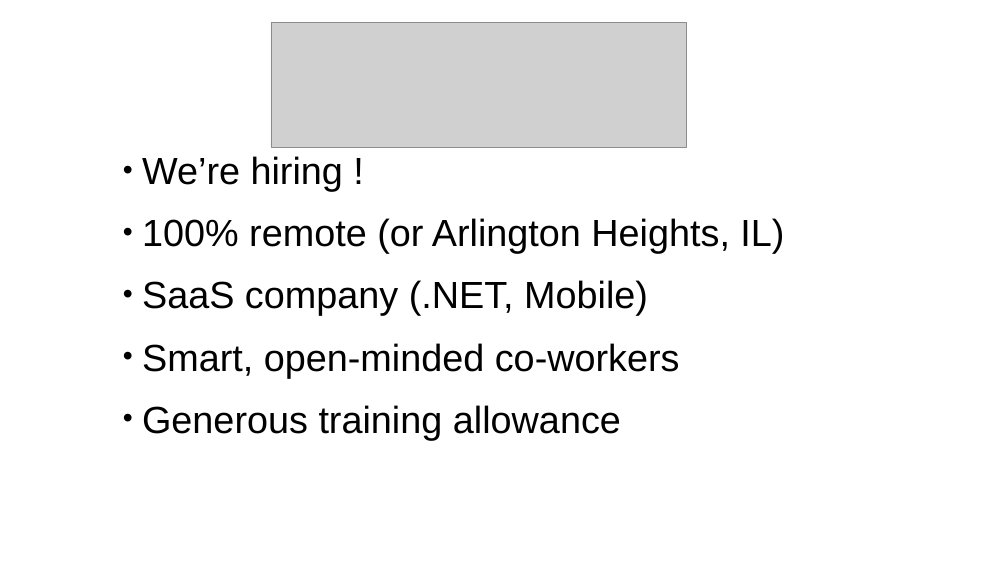
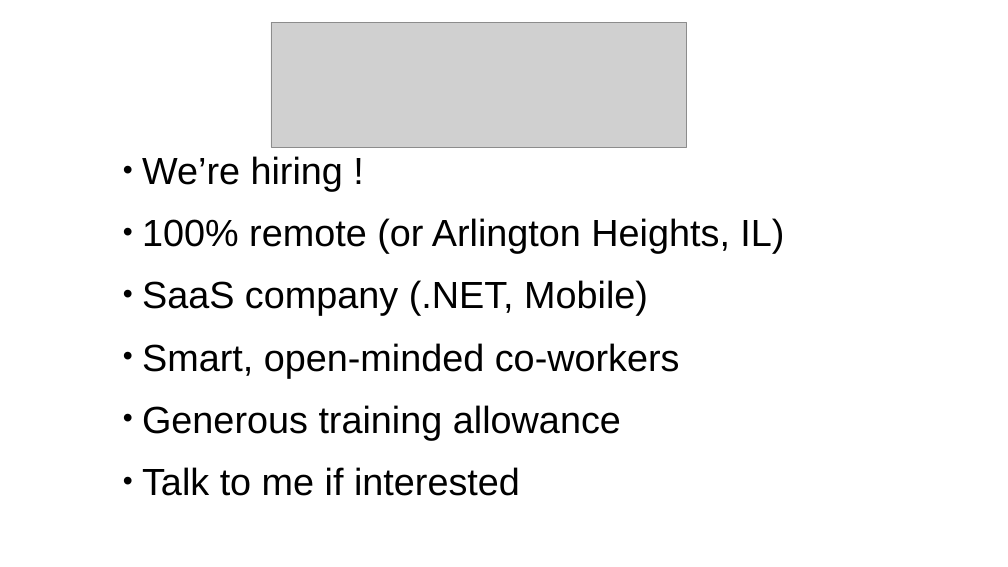
Before and after one commit to asunar/ThatConf, a slide deck: slide 5 of speakerSlides.pptx. Drawn at 1008x567 pixels with LibreOffice and Linux fonts; fonts in the diff are those of the drawing; grey boxes stand for pictures. Boxes give left, top, right and bottom in pixels: in the first picture for what was removed or moved away, otherwise in the second. Text is boxed around its words. In the diff, an @@ line names an element or a change of style, - is before the commit and + after.

```diff
--- a/speakerSlides.pptx
+++ b/speakerSlides.pptx
@@ text at [142,467,520,496]: paragraph added @@
+• Talk to me if interested
```
Also in this commit, not shown: 6 other files.
